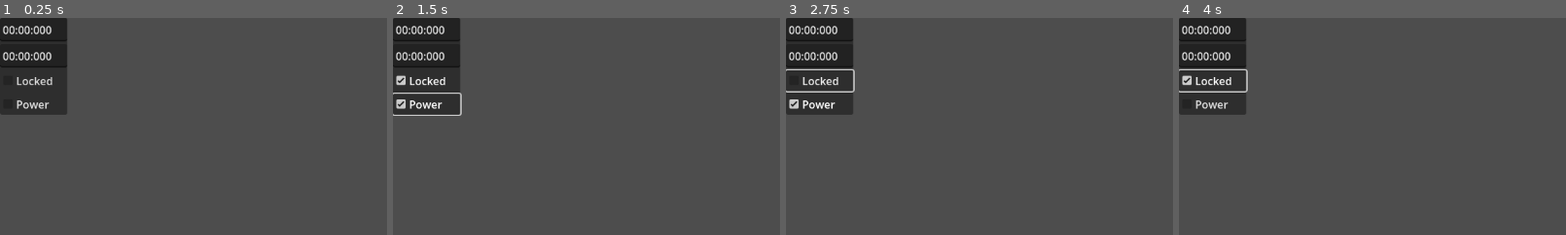
Above: before the commit, frames 1-4 (left to right).
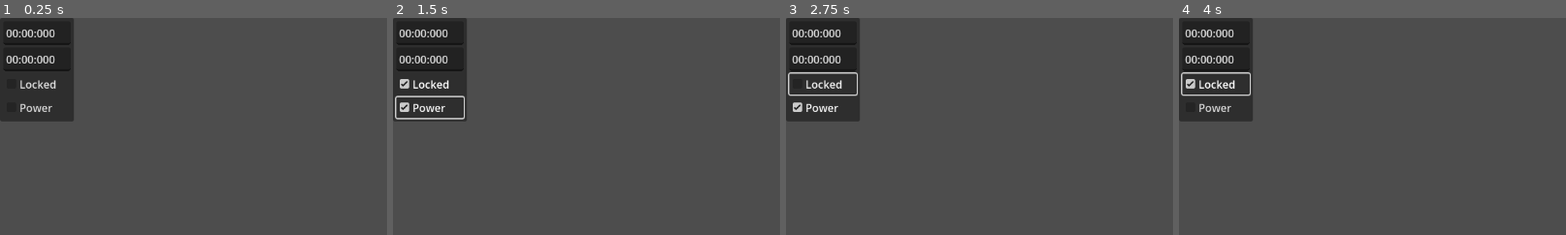
Above: after the commit, the same moments.

Repository: NothermanVEVO/June
Game: Godot game, scene res://Editor/NoteInfo.tscn
Same seed, same stepped clock (60 frames per second), same inputs: the game is played once before the commit and once after it. This scene is started directly instead of the project's main scene.
Inputs:
- Up to frame 1 (0.25 s): no input
- Up to frame 2 (1.5 s): click "Locked" at 0.5 s; click "Power" at 1.25 s
- Up to frame 3 (2.75 s): click "Locked" at 2 s
- Up to frame 4 (4 s): click "Power" at 2.75 s; click "Locked" at 3.5 s
The pictures show only the part of the screen within x 0-50%, y 0-50%; the shares and areas given below are measured in that part.

The runs differ from the first frame. In frame 1, 3.0% of the frame differs, in the area x 0-20%, y 0-48%; in frame 2, 3.6%; in frame 3, 3.7%; in frame 4, 3.7%.

Commit message:
2025/08/16 - 002
- Improvement in the Selection Handle, now it's based on the note you clicked to drag.
- Solved a pixel problem with the HoldNote, where it's position would be off because of the float turning to int.
- BUG: The HoldNote can have the end time value above the song duration, it's occurring because of the stupid use of the start_time and current time, just remove the start_time(that's almost never used) and adjust whatever else that uses it and will solve other problems like in the NoteInfo end time.

Diff:
--- a/beat-the-beat/Editor/Game.gd
+++ b/beat-the-beat/Editor/Game.gd
@@ -17,6 +17,7 @@
 var _is_mouse_inside : bool = false
 
 var _start_mouse_click_position : Vector2
+var _clicked_note : Note
 var _clicked_on_note : bool = false
 var _mouse_selection : Selection = Selection.new()
 var _selected_notes : Array[Note] = []
@@ -92,6 +93,7 @@
 		_clicked_on_note = notes.size() == 1 # IF TRUE, MEANS THAT IT CLICKED ON A NOTE
 		if _clicked_on_note:
 			_last_drag_mouse_position = _get_limited_by_gear_local_mouse_position()["position"]
+			_clicked_note = notes[0]
 			if not notes[0].is_selected():
 				_clear_selected_notes()
 				_selected_notes.append(notes[0])
@@ -137,6 +139,8 @@
 			var temp = time_difference_y
 			time_difference_y -= _last_time_difference_y
 			_last_time_difference_y = temp
+
+			#print("Time Diff: " + str(time_difference_y))
 
 			if not time_difference_y or (time_difference_y > 0.0 and get_local_mouse_position().y > _hit_zone_y) or (
 				time_difference_y < 0.0 and get_local_mouse_position().y < 0.0):
@@ -174,31 +178,32 @@
 				#print(Song.get_time())
 				#print("Omg")
 
-			var changed_lowest := false
-			var changed_highest := false
+			var changed_clicked_note := false
 
 			if lowest_note.get_time() + time_difference_y < 0.0:
 				time_difference_y = -lowest_note.get_time()
-			if lowest_note.get_time() + time_difference_y < Song.get_time():
-				changed_lowest = true
-				lowest_note.set_time(lowest_note.get_time() + time_difference_y)
+			if _clicked_note.get_time() + time_difference_y < Song.get_time():
+				changed_clicked_note = true
+				_clicked_note.set_time(_clicked_note.get_time() + time_difference_y)
 				var song := Song.new()
-				song.set_time(lowest_note.get_time())
-				Gear.update_note_time(lowest_note)
+				if _clicked_note.get_time() < Song.get_time():
+					song.set_time(_clicked_note.get_time())
+				Gear.update_note_time(_clicked_note)
 
 			var highest_note_time = highest_note.get_time() + highest_note.get_duration() if highest_note is HoldNoteEditor else highest_note.get_time()
 
 			if highest_note_time + time_difference_y > Song.get_duration():
 				time_difference_y = Song.get_duration() - highest_note_time
+			highest_note_time = _clicked_note.get_time() + _clicked_note.get_duration() if _clicked_note is HoldNoteEditor else _clicked_note.get_time()
 			if highest_note_time + time_difference_y > Song.get_time() + NoteHolder.SECS_SIZE_Y:
-				changed_highest = true
-				highest_note.set_time(highest_note.get_time() + time_difference_y)
+				changed_clicked_note = true
+				_clicked_note.set_time(_clicked_note.get_time() + time_difference_y)
 				var song := Song.new()
 				song.set_time(highest_note_time + time_difference_y - NoteHolder.SECS_SIZE_Y)
-				Gear.update_note_time(highest_note)
-
-			for note in _selected_notes:
-				if (note == lowest_note and changed_lowest) or (note == highest_note and changed_highest):
+				Gear.update_note_time(_clicked_note)
+
+			for note in _selected_notes:
+				if note == _clicked_note and changed_clicked_note:
 					continue
 				note.set_time(note.get_time() + time_difference_y)
 				Gear.update_note_time(note)
@@ -223,6 +228,10 @@
 	var mouse_pos : Vector2 = get_local_mouse_position()
 	mouse_pos.y -= Note.height / 2
 
+
+	#print("Mouse Pos Y: " + str(mouse_pos.y))
+	#print("Last Drag Mouse Position Y: " + str(_last_drag_mouse_position.y))
+
 	var difference = mouse_pos.y - _last_drag_mouse_position.y
 	var is_negative : bool = difference < 0
 	if is_negative:
@@ -351,7 +360,7 @@
 			_last_time_difference_y = temp
 
 			if not _currently_hold_note.visible:
-				_currently_hold_note.visible = true # NOT THE BEST WAY, BUT WORKS FOR NOW
+				_currently_hold_note.visible = true #NOTE NOT THE BEST WAY, BUT WORKS FOR NOW
 
 			if not time_difference_y or (time_difference_y > 0.0 and get_local_mouse_position().y > _hit_zone_y) or (
 				time_difference_y < 0.0 and get_local_mouse_position().y < 0.0):
@@ -362,6 +371,7 @@
 		elif Input.is_action_just_released("Add Item"):
 			_currently_hold_note.set_end_time(mouse_time_pos_y)
 			_currently_hold_note.update_end_time_text()
+			_last_time_difference_y = 0.0
 	else: # DIDN'T FIND A NOTE HOLD
 		sample_tap_note.visible = false
 
--- a/beat-the-beat/Editor/HoldNoteEditor.gd
+++ b/beat-the-beat/Editor/HoldNoteEditor.gd
@@ -21,18 +21,10 @@
 	_middle_note.texture = MIDDLE_NOTE_IMG
 	_end_note.texture = END_NOTE_IMG
 
+	set_start_time(_start_time)
 	add_child(_start_note)
-	_start_note.size = Vector2(NoteHolder.width, height / 2)
-	_start_note.position = Vector2(0, _start_note.size.y)
-
-	var end_pos = NoteHolder.get_local_pos_y_correct(0, Gear.get_max_size_y(), end_time - start_time, 0, NoteHolder.SECS_SIZE_Y)
 	add_child(_end_note)
-	_end_note.size = Vector2(NoteHolder.width, Note.height / 2)
-	_end_note.position = Vector2(0, -end_pos)
-
 	add_child(_middle_note)
-	_middle_note.size = Vector2(NoteHolder.width, abs(_start_note.position.y - (_end_note.position.y + _end_note.size.y)))
-	_middle_note.position = Vector2(0, _start_note.position.y - _middle_note.size.y)
 
 func _ready() -> void:
 	_note_info = _note_info_scene.instantiate()
@@ -77,8 +69,14 @@
 		_middle_note.material = null
 		_end_note.material = null
 
+func update_start_time_text() -> void:
+	_note_info.set_start_time(get_time())
+
 func update_end_time_text() -> void:
 	_note_info.set_end_time(get_end_time())
+	print("Time: " + str(get_time()))
+	print("Start time: " + str(get_start_time()))
+	print("End time: " + str(get_end_time()))
 
 func _start_time_text_changed(seconds : float) -> void:
 	set_start_time(seconds)
@@ -88,7 +86,7 @@
 	set_end_time(seconds)
 
 	var end_pos = NoteHolder.get_local_pos_y_correct(0, Gear.get_max_size_y(), get_end_time() - get_start_time(), 0, NoteHolder.SECS_SIZE_Y)
-	_end_note.size = Vector2(NoteHolder.width, Note.height / 2)
+	_end_note.size = Vector2(NoteHolder.width, Note.height / 2.0)
 	_end_note.position = Vector2(0, -end_pos)
 
 	Gear.update_note_time(self)
--- a/beat-the-beat/Editor/NoteEditor.gd
+++ b/beat-the-beat/Editor/NoteEditor.gd
@@ -50,6 +50,9 @@
 	else:
 		material = null
 
+func update_start_time_text() -> void:
+	_note_info.set_start_time(get_time())
+
 func _time_text_changed(seconds : float) -> void: # SIGNAL
 	set_time(seconds)
 	Gear.update_note_time(self)
--- a/beat-the-beat/Editor/NoteInfo.gd
+++ b/beat-the-beat/Editor/NoteInfo.gd
@@ -2,11 +2,11 @@
 
 class_name NoteInfo
 
-@onready var _start_time : TextEdit = $"InfoVBox/Start Time"
-@onready var _end_time : TextEdit = $"InfoVBox/End Time"
-@onready var _sfx : TextEdit = $InfoVBox/SFX
-@onready var _locked : CheckBox = $InfoVBox/Locked
-@onready var _power : CheckBox = $InfoVBox/Power
+@onready var _start_time : TextEdit = $"MarginContainer/InfoVBox/Start Time"
+@onready var _end_time : TextEdit = $"MarginContainer/InfoVBox/End Time"
+@onready var _sfx : TextEdit = $MarginContainer/InfoVBox/SFX
+@onready var _locked : CheckBox = $MarginContainer/InfoVBox/Locked
+@onready var _power : CheckBox = $MarginContainer/InfoVBox/Power
 
 enum Type{TAP, HOLD}
 
--- a/beat-the-beat/Editor/NoteInfo.tscn
+++ b/beat-the-beat/Editor/NoteInfo.tscn
@@ -7,38 +7,45 @@
 offset_bottom = 109.0
 script = ExtResource("1_feaks")
 
-[node name="InfoVBox" type="VBoxContainer" parent="."]
+[node name="MarginContainer" type="MarginContainer" parent="."]
+layout_mode = 2
+theme_override_constants/margin_left = 5
+theme_override_constants/margin_top = 5
+theme_override_constants/margin_right = 5
+theme_override_constants/margin_bottom = 5
+
+[node name="InfoVBox" type="VBoxContainer" parent="MarginContainer"]
 layout_mode = 2
 
-[node name="Start Time" type="TextEdit" parent="InfoVBox"]
+[node name="Start Time" type="TextEdit" parent="MarginContainer/InfoVBox"]
 custom_minimum_size = Vector2(100, 35)
 layout_mode = 2
 text = "00:00:000"
 placeholder_text = "00:00:000"
 
-[node name="End Time" type="TextEdit" parent="InfoVBox"]
+[node name="End Time" type="TextEdit" parent="MarginContainer/InfoVBox"]
 custom_minimum_size = Vector2(100, 35)
 layout_mode = 2
 text = "00:00:000"
 placeholder_text = "00:00:000"
 
-[node name="SFX" type="TextEdit" parent="InfoVBox"]
+[node name="SFX" type="TextEdit" parent="MarginContainer/InfoVBox"]
 custom_minimum_size = Vector2(0, 35)
 layout_mode = 2
 text = "SFX: TODO"
 editable = false
 
-[node name="Locked" type="CheckBox" parent="InfoVBox"]
+[node name="Locked" type="CheckBox" parent="MarginContainer/InfoVBox"]
 layout_mode = 2
 text = "Locked"
 
-[node name="Power" type="CheckBox" parent="InfoVBox"]
+[node name="Power" type="CheckBox" parent="MarginContainer/InfoVBox"]
 layout_mode = 2
 text = "Power"
 
-[connection signal="focus_exited" from="InfoVBox/Start Time" to="." method="_on_start_time_focus_exited"]
-[connection signal="text_changed" from="InfoVBox/Start Time" to="." method="_on_start_time_text_changed"]
-[connection signal="focus_exited" from="InfoVBox/End Time" to="." method="_on_end_time_focus_exited"]
-[connection signal="text_changed" from="InfoVBox/End Time" to="." method="_on_end_time_text_changed"]
-[connection signal="pressed" from="InfoVBox/Locked" to="." method="_on_locked_pressed"]
-[connection signal="pressed" from="InfoVBox/Power" to="." method="_on_power_pressed"]
+[connection signal="focus_exited" from="MarginContainer/InfoVBox/Start Time" to="." method="_on_start_time_focus_exited"]
+[connection signal="text_changed" from="MarginContainer/InfoVBox/Start Time" to="." method="_on_start_time_text_changed"]
+[connection signal="focus_exited" from="MarginContainer/InfoVBox/End Time" to="." method="_on_end_time_focus_exited"]
+[connection signal="text_changed" from="MarginContainer/InfoVBox/End Time" to="." method="_on_end_time_text_changed"]
+[connection signal="pressed" from="MarginContainer/InfoVBox/Locked" to="." method="_on_locked_pressed"]
+[connection signal="pressed" from="MarginContainer/InfoVBox/Power" to="." method="_on_power_pressed"]
--- a/beat-the-beat/Gear/Gear.gd
+++ b/beat-the-beat/Gear/Gear.gd
@@ -83,6 +83,11 @@
 	return notes
 
 static func update_note_time(note : Note) -> void:
+	if note is NoteEditor:
+		note.update_start_time_text()
+	elif note is HoldNoteEditor:
+		note.update_start_time_text()
+		note.update_end_time_text()
 	change_note_from_note_holder(note.get_idx(), note.get_idx(), note)
 
 func set_max_size_y(max_size_y : float) -> void:
--- a/beat-the-beat/Gear/Note Holder/Notes/HoldNote.gd
+++ b/beat-the-beat/Gear/Note Holder/Notes/HoldNote.gd
@@ -10,7 +10,7 @@
 var _middle_note : NinePatchRect = NinePatchRect.new()
 var _end_note : NinePatchRect = NinePatchRect.new()
 
-var _start_time : float
+var _start_time : float #TODO REMOVE THIS SHIT, I'M JUST USING THE GET_TIME()
 var _end_time : float
 
 var start_state : State = State.TO_HIT
@@ -26,14 +26,11 @@
 	_middle_note.texture = MIDDLE_NOTE_IMG
 	_end_note.texture = END_NOTE_IMG
 
+	set_start_time(start_time)
+
 	add_child(_start_note)
-	_start_note.size = Vector2(NoteHolder.width, height / 2)
-	_start_note.position = Vector2(0, _start_note.size.y)
-
 	add_child(_end_note)
 	add_child(_middle_note)
-
-	set_end_time(end_time)
 
 func get_start_time() -> float:
 	return _start_time
@@ -48,15 +45,10 @@
 	_start_time = start_time
 	set_time(start_time)
 
-	_start_note.size = Vector2(NoteHolder.width, height / 2)
+	_start_note.size = Vector2(NoteHolder.width, height / 2.0)
 	_start_note.position = Vector2(0, _start_note.size.y)
 
-	var end_pos = NoteHolder.get_local_pos_y_correct(0, Gear.get_max_size_y(), _end_time - start_time, 0, NoteHolder.SECS_SIZE_Y)
-	_end_note.size = Vector2(NoteHolder.width, Note.height / 2)
-	_end_note.position = Vector2(0, -end_pos)
-
-	_middle_note.size = Vector2(NoteHolder.width, abs(_start_note.position.y - (_end_note.position.y + _end_note.size.y)))
-	_middle_note.position = Vector2(0, _start_note.position.y - _middle_note.size.y)
+	set_end_time(_end_time)
 
 func set_end_time(end_time : float) -> void:
 	_end_time = end_time
@@ -67,8 +59,15 @@
 		end_time -= NoteHolder.SECS_SIZE_Y
 		end_pos += NoteHolder.get_local_pos_y_correct(0, Gear.get_max_size_y(), end_time - _start_time, 0, NoteHolder.SECS_SIZE_Y)
 
-	_end_note.size = Vector2(NoteHolder.width, Note.height / 2)
+	_end_note.size = Vector2(NoteHolder.width, Note.height / 2.0)
 	_end_note.position = Vector2(0, -end_pos)
 
-	_middle_note.size = Vector2(NoteHolder.width, abs(_start_note.position.y - (_end_note.position.y + _end_note.size.y)))
-	_middle_note.position = Vector2(0, _start_note.position.y - _middle_note.size.y)
+	#_middle_note.size = Vector2(NoteHolder.width, abs(_start_note.position.y - (_end_note.position.y + _end_note.size.y)))
+	#_middle_note.position = Vector2(0, _start_note.position.y - _middle_note.size.y)
+	_middle_note.position = Vector2(0, floor(_end_note.position.y + _end_note.size.y))
+	_middle_note.size = Vector2(NoteHolder.width, ceil(abs(_middle_note.position.y - _start_note.size.y)))
+	#print(_end_note.position.y + _end_note.size.y)
+	#print("S: " + str(_start_note.position))
+	#print("M: " + str(_middle_note.position))
+	#print("M SIZE: " + str(_middle_note.size))
+	#print("E: " + str(_end_note.position))
